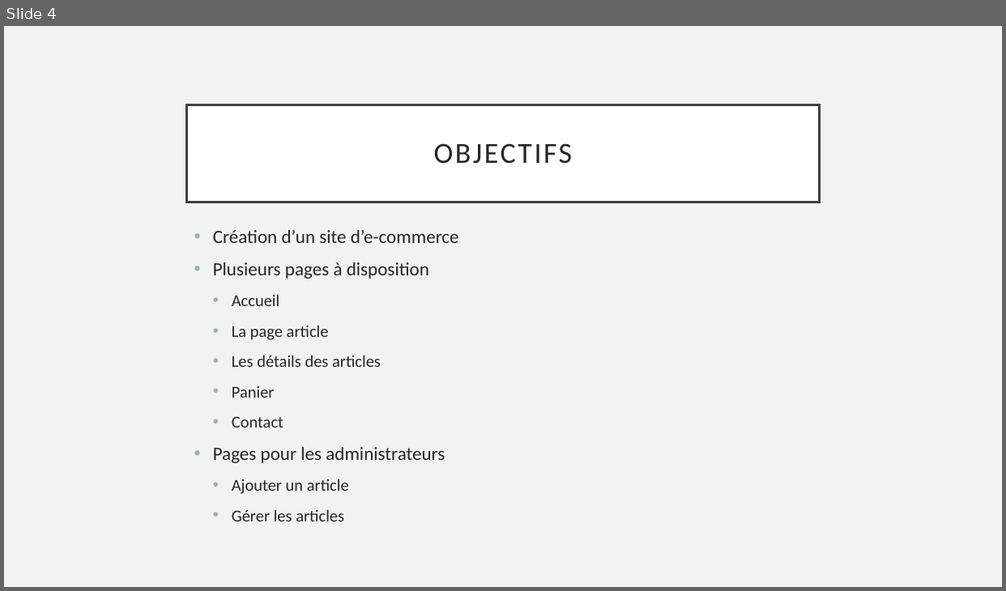
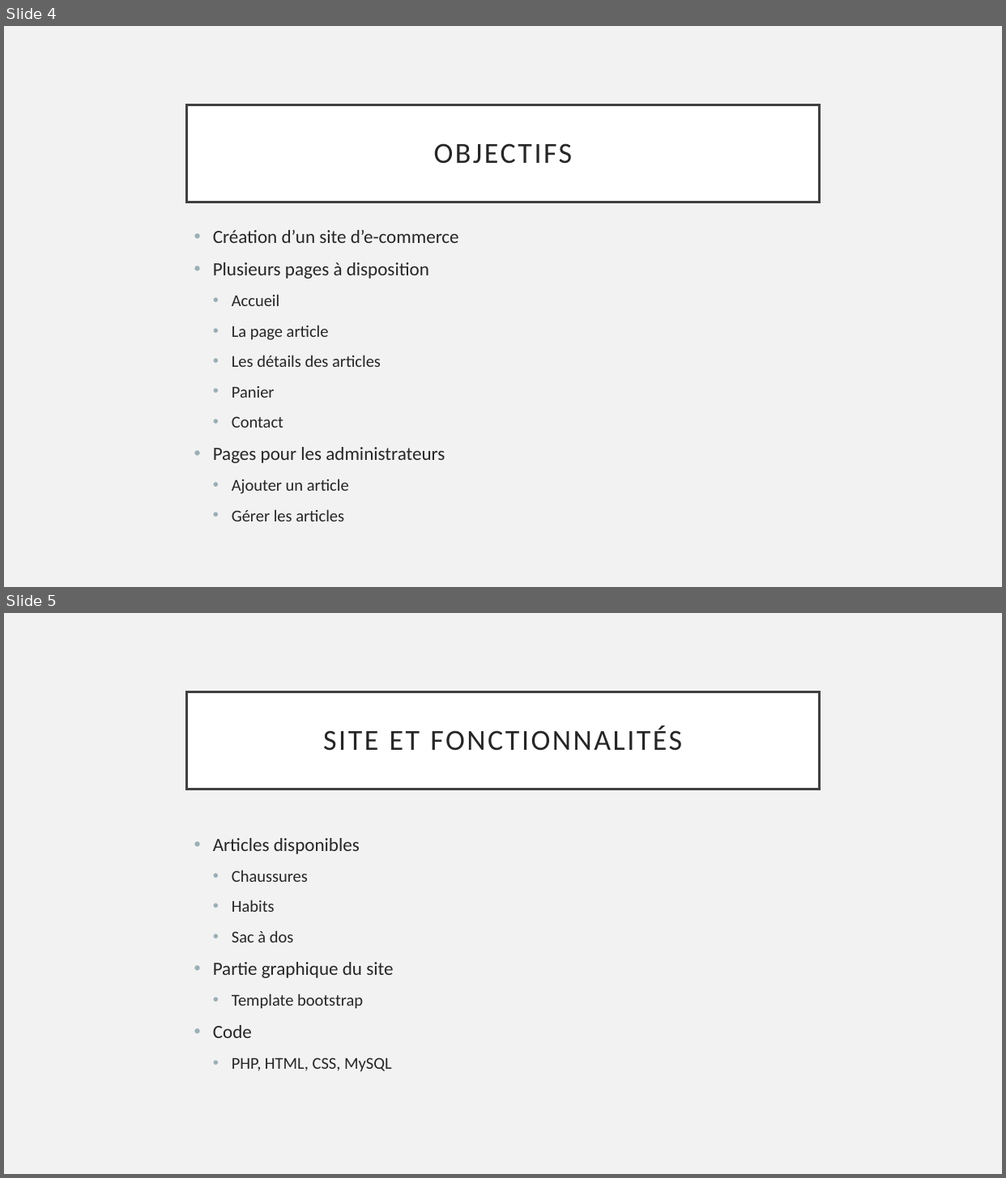
Before and after one commit to JeremyGfeller/Pre-TPi, a slide deck: Documentation/Présentation.pptx. Shown one above the other, each under a label of ours: slide 4 before the commit, slides 4 and 5 after it. The pictures are 1006x591 and 1006x1178 pixels, drawn with LibreOffice and Linux fonts; fonts in the diff are those of the drawing. Boxes give left, top, right and bottom in pixels: in the first picture for what was removed or moved away, otherwise in the second. Text is boxed around its words. In the diff, an @@ line names an element or a change of style, - is before the commit and + after.

```diff
--- a/Documentation/Présentation.pptx
+++ b/Documentation/Présentation.pptx
@@ slide 5 added at <box>4,613,1002,1174</box>, background #F2F2F2 @@
@@ title added at <box>187,692,819,789</box>, fill #FFFFFF, outline #404040 2.5 pt, 28 pt, text #262626 @@
+SITE ET FONCTIONNALITÉS
@@ text added at <box>213,838,393,1072</box>, 16 pt, text #262626 @@
+• Articles disponibles
+  • Chaussures
+  • Habits
+  • Sac à dos
+• Partie graphique du site
+  • Template bootstrap
+• Code
+  • PHP, HTML, CSS, MySQL
```
Also in this commit, not shown: 3 other slides added, 4 other files.
